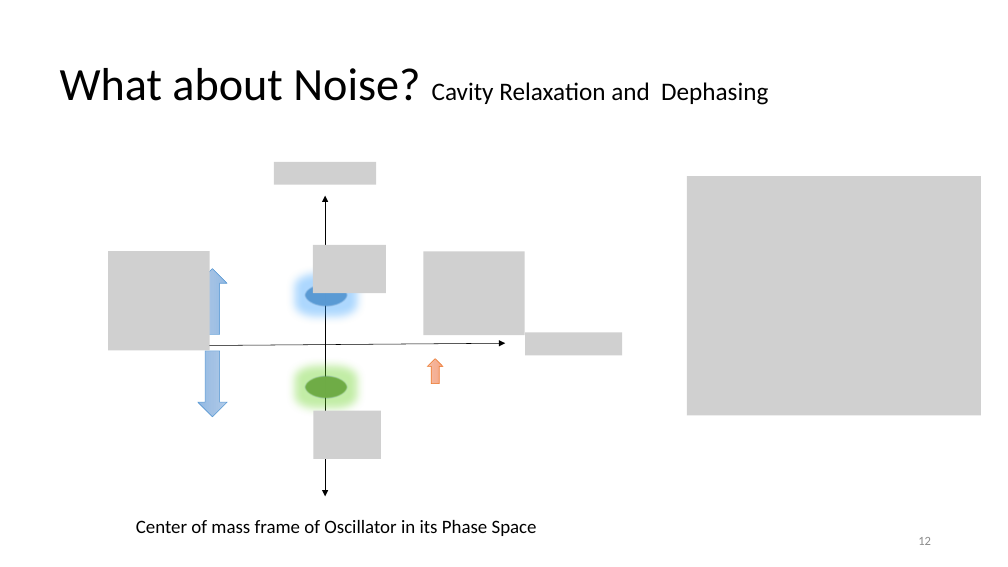
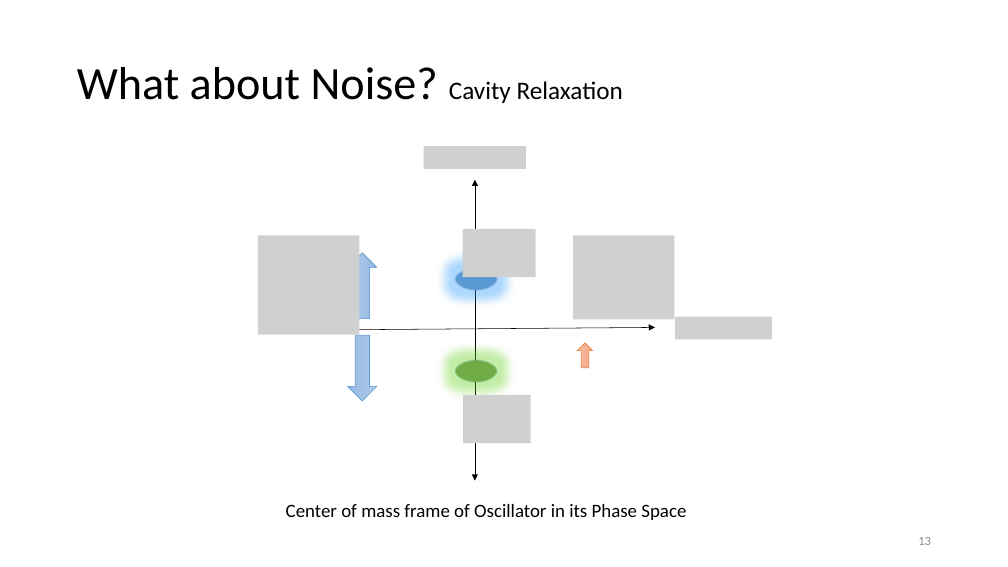
Before and after one commit to EeshGupta/Multimode-Conditional-Displacements, a slide deck: slide 13 of presentations/mcd.pptx (slide 12 before the commit). Drawn at 1008x567 pixels with LibreOffice and Linux fonts; fonts in the diff are those of the drawing; grey boxes stand for pictures. Boxes give left, top, right and bottom in pixels: in the first picture for what was removed or moved away, otherwise in the second. Text is boxed around its words. In the diff, an @@ line names an element or a change of style, - is before the commit and + after.

```diff
--- a/presentations/mcd.pptx
+++ b/presentations/mcd.pptx
@@ title at <box>77,67,623,103</box>: text changed @@
-What about Noise? Cavity Relaxation and Dephasing
+What about Noise? Cavity Relaxation
@@ picture removed at <box>687,176,982,416</box> @@
@@ picture added at <box>258,235,359,334</box> @@
@@ picture removed at <box>108,251,209,350</box> @@
@@ 5 pictures, 3 right arrows, 2 double arrows, 2 ellipses, 1 text: place and size @@
-5 pictures, 3 right arrows, 2 double arrows, 2 ellipses, 1 text at <box>136,162,622,536</box>
+5 pictures, 3 right arrows, 2 double arrows, 2 ellipses, 1 text at <box>286,146,772,520</box>
```
Also in this commit, not shown: 6 other slides changed, 8 slides added, 1 slide removed, 1 other file.
